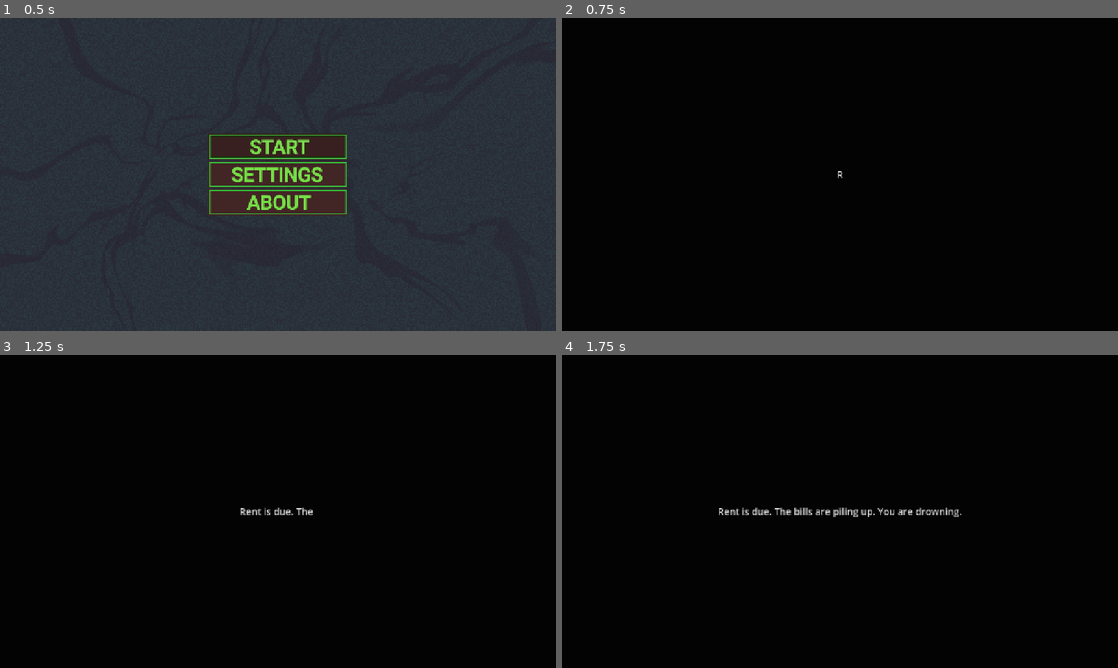
Above: before the commit, frames 1-4 (two rows, left to right).
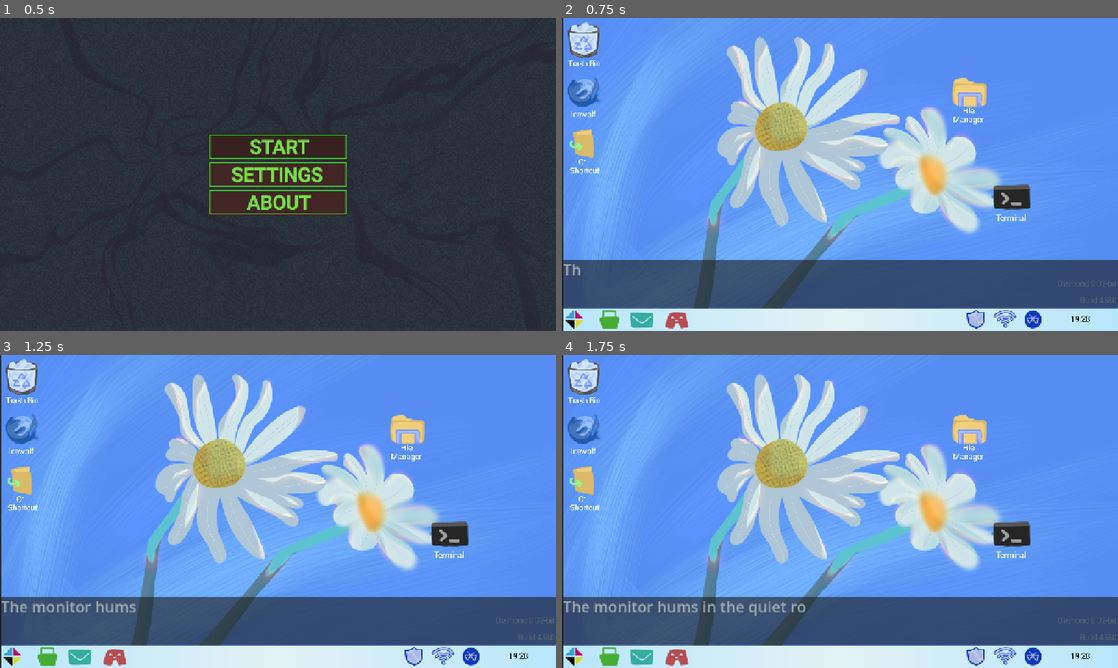
Above: after the commit, the same moments.

Repository: tesing2/Game-Off-2026-Entry
Game: Godot game, scene res://Menu/Menu.tscn
The game is run twice, just before and just after one commit, with the same random seed, the same clock (stepped at 60 frames per second) and the same inputs.
Inputs (mouse positions are in pixels of both pictures, inside the frame that each line leads up to):
- Up to frame 1 (0.5 s): no input
- Up to frame 2 (0.75 s): click (840, 146) at 0.5 s
- Up to frame 3 (1.25 s): no input
- Up to frame 4 (1.75 s): click (928, 395) at 1.25 s, where only the run before the commit has a clickable "Log Data"

Frame 1 is identical in both runs. In frame 2, 100% of the frame differs, in the area x 0-100%, y 0-100%; in frame 3, 100%; in frame 4, 100%.

Commit message:
UI AND GAMEPLAY

Diff:
--- /dev/null
+++ b/MainGame/Desktop/Desktop.tscn
@@ -0,0 +1,65 @@
+[gd_scene format=3 uid="uid://b2tr6qh2ykgqo"]
+
+[ext_resource type="Texture2D" uid="uid://dabkblvtua6dk" path="res://MainGame/Desktop/Desktop (Normal).png" id="1_dd42l"]
+[ext_resource type="Script" uid="uid://bfqphrq71bmw5" path="res://MainGame/Desktop/desktop.gd" id="1_hldqa"]
+[ext_resource type="Shader" uid="uid://d37ttok1j7vd3" path="res://shader/crt_glitch.gdshader" id="3_lor2r"]
+
+[sub_resource type="ShaderMaterial" id="ShaderMaterial_n7lnv"]
+shader = ExtResource("3_lor2r")
+shader_parameter/scanline_count = 400.0
+shader_parameter/glitch_intensity = 0.0
+
+[node name="Desktop" type="Control" unique_id=667446364]
+layout_mode = 3
+anchors_preset = 15
+anchor_right = 1.0
+anchor_bottom = 1.0
+grow_horizontal = 2
+grow_vertical = 2
+mouse_filter = 2
+script = ExtResource("1_hldqa")
+
+[node name="Panel" type="Panel" parent="." unique_id=970995892]
+texture_filter = 1
+layout_mode = 1
+anchors_preset = 15
+anchor_right = 1.0
+anchor_bottom = 1.0
+grow_horizontal = 2
+grow_vertical = 2
+
+[node name="TerminalButton" type="Button" parent="Panel" unique_id=217233754]
+layout_mode = 0
+offset_left = 995.0
+offset_top = 384.0
+offset_right = 1075.0
+offset_bottom = 441.0
+
+[node name="BackgroundDesktop" type="Sprite2D" parent="Panel" unique_id=170006695]
+position = Vector2(642, 359)
+texture = ExtResource("1_dd42l")
+
+[node name="IntroPanel" type="Panel" parent="." unique_id=489012189]
+layout_mode = 0
+offset_top = 556.0
+offset_right = 1280.0
+offset_bottom = 668.0
+
+[node name="IntroLabel" type="RichTextLabel" parent="IntroPanel" unique_id=1481896476]
+layout_mode = 0
+offset_left = 2.0
+offset_top = -2.0
+offset_right = 1285.0
+offset_bottom = 113.0
+
+[node name="CRTOverlay" type="ColorRect" parent="." unique_id=1651662951]
+material = SubResource("ShaderMaterial_n7lnv")
+layout_mode = 1
+anchors_preset = 15
+anchor_right = 1.0
+anchor_bottom = 1.0
+grow_horizontal = 2
+grow_vertical = 2
+mouse_filter = 2
+
+[connection signal="pressed" from="Panel/TerminalButton" to="." method="_on_terminal_pressed"]
--- /dev/null
+++ b/MainGame/Desktop/desktop.gd
@@ -0,0 +1,95 @@
+extends Control
+
+@export var game_scene_path := "res://MainGame/MonitorScreen.tscn"
+
+@export var intro_textsV2: Array[String] = [
+	"[font_size=35][color=#a0a8b0]The monitor hums in the quiet room, casting a [color=#64b5f6]cold blue glow[/color] across your desk...[/color][/font_size]",
+	"[font_size=35][color=#e57373]Something isn't right.[/color] [color=#a0a8b0]The system feels hollow... watched.[/color][/font_size]",
+	"[font_size=35][color=#a0a8b0]Your eyes drift toward the screen. Only [wave amp=30 freq=3][color=#ffb74d]one pathway[/color][/wave] remains open.[/color][/font_size]",
+	"[font_size=35][color=#e53935][shake rate=20 level=8]Initialize the command line.[/shake][/color] Click the [color=#81c784]Terminal[/color]... if you dare.[/font_size]"
+]
+
+var current_text_index := 0
+var is_typing := false
+var game_started := false
+
+@onready var terminal_button: Button = $Panel/TerminalButton
+@onready var intro_label: RichTextLabel = $IntroPanel/IntroLabel
+@onready var crt_overlay: ColorRect = $CRTOverlay # Reference to your new overlay node
+
+func _ready() -> void:
+	intro_label.bbcode_enabled = true
+	intro_label.mouse_filter = Control.MOUSE_FILTER_STOP
+
+	if not intro_label.is_connected("gui_input", _on_intro_label_gui_input):
+		intro_label.gui_input.connect(_on_intro_label_gui_input)
+
+	if terminal_button and not terminal_button.is_connected("pressed", _on_terminal_pressed):
+		terminal_button.pressed.connect(_on_terminal_pressed)
+
+	# Ensure overlay is hidden at start
+	if crt_overlay and crt_overlay.material is ShaderMaterial:
+		crt_overlay.material.set_shader_parameter("glitch_intensity", 0.0)
+
+	_display_current_text()
+
+func _on_intro_label_gui_input(event: InputEvent) -> void:
+	if game_started:
+		return
+	var is_click = (event is InputEventMouseButton and event.pressed and event.button_index == MOUSE_BUTTON_LEFT)
+	var is_touch = (event is InputEventScreenTouch and event.pressed)
+	if is_click or is_touch:
+		advance_dialogue()
+
+func _unhandled_input(event: InputEvent) -> void:
+	if game_started:
+		return
+	if event.is_action_pressed("ui_accept"):
+		advance_dialogue()
+
+func advance_dialogue() -> void:
+	if is_typing:
+		is_typing = false
+		intro_label.visible_characters = intro_label.get_total_character_count()
+	elif current_text_index < intro_textsV2.size() - 1:
+		current_text_index += 1
+		_display_current_text()
+
+func _display_current_text() -> void:
+	if current_text_index < intro_textsV2.size():
+		_typewrite_bbcode(intro_textsV2[current_text_index])
+
+func _typewrite_bbcode(full_text: String) -> void:
+	is_typing = true
+	intro_label.text = full_text
+	intro_label.visible_characters = 0
+
+	var total_chars := intro_label.get_total_character_count()
+	while intro_label.visible_characters < total_chars:
+		if not is_typing:
+			break
+		intro_label.visible_characters += 1
+		await get_tree().create_timer(0.03).timeout
+
+	is_typing = false
+
+func _on_terminal_pressed() -> void:
+	if game_started:
+		return
+	game_started = true
+	_play_dramatic_transition(game_scene_path)
+
+func _play_dramatic_transition(target_path: String) -> void:
+	intro_label.text = "[font_size=22][center][shake rate=30 level=12][color=#ff5252]CONNECTING TO TERMINAL...[/color][/shake][/center][/font_size]"
+	intro_label.visible_characters = -1
+
+	# Trigger dramatic CRT glitch transition via a Tween
+	if crt_overlay and crt_overlay.material is ShaderMaterial:
+		var tween = create_tween()
+		tween.tween_method(
+			func(val): crt_overlay.material.set_shader_parameter("glitch_intensity", val),
+			0.0, 1.0, 0.5
+		)
+
+	await get_tree().create_timer(0.7).timeout
+	get_tree().change_scene_to_file(target_path)
--- a/MainGame/MainGame/monitor_screen.gd
+++ b/MainGame/MainGame/monitor_screen.gd
@@ -280,16 +280,16 @@
 # =============================================================================
 # NODE REFERENCES
 # =============================================================================
-@onready var time_label: Label = $MarginContainer/VBoxContainer/HeaderBar/TimeLabel
-@onready var status_label: Label = $MarginContainer/VBoxContainer/HeaderBar/StatusLabel
-@onready var temp_bar: ProgressBar = $MarginContainer/VBoxContainer/HeaderBar/TempBar
-@onready var log_text: RichTextLabel = $MarginContainer/VBoxContainer/MainSplit/LogPanel/LogText
-@onready var log_panel: Panel = $MarginContainer/VBoxContainer/MainSplit/LogPanel
-@onready var work_area: Control = $MarginContainer/VBoxContainer/MainSplit/WorkArea
-@onready var log_button: Button = $MarginContainer/VBoxContainer/MainSplit/WorkArea/LogButton
+@onready var time_label: Label = $Terminal/HeaderBar/TimeLabel
+@onready var status_label: Label = $Terminal/HeaderBar/StatusLabel
+@onready var temp_bar: ProgressBar = $Terminal/HeaderBar/TempBar
+@onready var log_text: RichTextLabel = $Terminal/LogPanel/LogText
+@onready var log_panel: Panel = $Terminal/LogPanel
+@onready var work_area: Control = $Terminal/WorkArea
+@onready var log_button: Button = $Terminal/WorkArea/LogButton
+
 @onready var clicker_v2: AudioStreamPlayer2D = $Clickerv2
 @onready var clicker: AudioStreamPlayer2D = $Clicker
-
 @onready var bg_rect: ColorRect = $Background
 @onready var glitch_overlay: ColorRect = $ScreenGlitchOverlay
 @onready var popup_container: Control = $PopupContainer
@@ -343,9 +343,10 @@
 		_setup_intro_ui()
 
 	await get_tree().process_frame
-	_center_button()
+
 	temp_bar.pivot_offset = temp_bar.size / 2.0
 	log_button.pivot_offset = log_button.size / 2.0
+
 
 
 func _load_audio() -> void:
--- a/MainGame/MonitorScreen.tscn
+++ b/MainGame/MonitorScreen.tscn
@@ -3,6 +3,13 @@
 [ext_resource type="Script" uid="uid://cpfkp2nwp4ad5" path="res://MainGame/MainGame/monitor_screen.gd" id="1_0ichd"]
 [ext_resource type="AudioStream" uid="uid://bs6bi2nbkp4hv" path="res://audio/UI/toggle_on.wav" id="2_6bvea"]
 [ext_resource type="PackedScene" uid="uid://shashwwc3rns" path="res://audio/UI/clicker.tscn" id="3_hd1oy"]
+[ext_resource type="Texture2D" uid="uid://bvjt2ccc5q4a" path="res://MainGame/Desktop/Desktop (Terminal).png" id="4_1yxhe"]
+[ext_resource type="Shader" uid="uid://d37ttok1j7vd3" path="res://shader/crt_glitch.gdshader" id="5_s6txe"]
+
+[sub_resource type="ShaderMaterial" id="ShaderMaterial_j4mt1"]
+shader = ExtResource("5_s6txe")
+shader_parameter/scanline_count = 400.0
+shader_parameter/glitch_intensity = 0.0
 
 [node name="MonitorScreen" type="Control" unique_id=1345708468]
 layout_mode = 3
@@ -30,77 +37,86 @@
 grow_vertical = 2
 color = Color(0.11764706, 0.11764706, 0.14117648, 1)
 
-[node name="MarginContainer" type="MarginContainer" parent="." unique_id=85855281]
-layout_mode = 1
+[node name="Terminal" type="Sprite2D" parent="." unique_id=737375558]
+position = Vector2(639, 360)
+texture = ExtResource("4_1yxhe")
+
+[node name="HeaderBar" type="HBoxContainer" parent="Terminal" unique_id=605926655]
+offset_left = -611.0
+offset_top = -311.0
+offset_right = 629.0
+offset_bottom = -284.0
+
+[node name="TimeLabel" type="Label" parent="Terminal/HeaderBar" unique_id=1669851472]
+layout_mode = 2
+text = "08:00:00 AM"
+
+[node name="PanicMenter" type="Label" parent="Terminal/HeaderBar" unique_id=1654716247]
+layout_mode = 2
+text = "| Panic Meter:"
+
+[node name="TempBar" type="ProgressBar" parent="Terminal/HeaderBar" unique_id=625055496]
+custom_minimum_size = Vector2(150, 0)
+layout_mode = 2
+
+[node name="Spacer" type="Control" parent="Terminal/HeaderBar" unique_id=570173777]
+layout_mode = 2
+size_flags_horizontal = 3
+
+[node name="StatusLabel" type="Label" parent="Terminal/HeaderBar" unique_id=19664425]
+layout_mode = 2
+text = "STATUS: NORMAL"
+
+[node name="WorkArea" type="Control" parent="Terminal" unique_id=374091313]
+layout_mode = 3
 anchors_preset = 15
 anchor_right = 1.0
 anchor_bottom = 1.0
+offset_left = -640.0
+offset_top = 99.0
+offset_right = -640.0
+offset_bottom = -518.0
 grow_horizontal = 2
 grow_vertical = 2
-theme_override_constants/margin_left = 20
-theme_override_constants/margin_top = 20
-theme_override_constants/margin_right = 20
-theme_override_constants/margin_bottom = 20
+size_flags_stretch_ratio = 2.0
 
-[node name="VBoxContainer" type="VBoxContainer" parent="MarginContainer" unique_id=694095901]
-layout_mode = 2
+[node name="LogButton" type="Button" parent="Terminal/WorkArea" unique_id=725353315]
+custom_minimum_size = Vector2(200, 80)
+layout_mode = 1
+anchors_preset = -1
+anchor_left = 0.5
+anchor_top = 0.72700006
+anchor_right = 0.5
+anchor_bottom = 0.72700006
+offset_left = -86.0
+offset_top = -62.881012
+offset_right = 114.0
+offset_bottom = 17.118988
+grow_horizontal = 2
+grow_vertical = 2
+text = "Log Data"
 
-[node name="HeaderBar" type="HBoxContainer" parent="MarginContainer/VBoxContainer" unique_id=605926655]
-layout_mode = 2
-
-[node name="TimeLabel" type="Label" parent="MarginContainer/VBoxContainer/HeaderBar" unique_id=1669851472]
-layout_mode = 2
-text = "08:00:00 AM"
-
-[node name="PanicMenter" type="Label" parent="MarginContainer/VBoxContainer/HeaderBar" unique_id=1654716247]
-layout_mode = 2
-text = "| Panic Meter:"
-
-[node name="TempBar" type="ProgressBar" parent="MarginContainer/VBoxContainer/HeaderBar" unique_id=625055496]
-custom_minimum_size = Vector2(150, 0)
-layout_mode = 2
-
-[node name="Spacer" type="Control" parent="MarginContainer/VBoxContainer/HeaderBar" unique_id=570173777]
-layout_mode = 2
+[node name="LogPanel" type="Panel" parent="Terminal" unique_id=489184669]
+offset_left = -619.0
+offset_top = -340.0
+offset_right = -212.0
+offset_bottom = -340.0
 size_flags_horizontal = 3
 
-[node name="StatusLabel" type="Label" parent="MarginContainer/VBoxContainer/HeaderBar" unique_id=19664425]
-layout_mode = 2
-text = "STATUS: NORMAL"
-
-[node name="MainSplit" type="HSplitContainer" parent="MarginContainer/VBoxContainer" unique_id=1141821451]
-layout_mode = 2
-size_flags_horizontal = 3
-
-[node name="LogPanel" type="Panel" parent="MarginContainer/VBoxContainer/MainSplit" unique_id=489184669]
-layout_mode = 2
-size_flags_horizontal = 3
-
-[node name="LogText" type="RichTextLabel" parent="MarginContainer/VBoxContainer/MainSplit/LogPanel" unique_id=1595130609]
+[node name="LogText" type="RichTextLabel" parent="Terminal/LogPanel" unique_id=1595130609]
 layout_mode = 0
-offset_right = 446.0
-offset_bottom = 632.0
+offset_left = 11.0
+offset_top = 83.0
+offset_right = 1224.0
+offset_bottom = 341.0
 scroll_following = true
-
-[node name="WorkArea" type="Control" parent="MarginContainer/VBoxContainer/MainSplit" unique_id=374091313]
-layout_mode = 2
-size_flags_horizontal = 3
-size_flags_stretch_ratio = 2.0
-
-[node name="LogButton" type="Button" parent="MarginContainer/VBoxContainer/MainSplit/WorkArea" unique_id=725353315]
-custom_minimum_size = Vector2(200, 80)
-layout_mode = 0
-offset_left = 268.0
-offset_right = 468.0
-offset_bottom = 80.0
-text = "Log Data"
 
 [node name="UpgradesBar" type="HBoxContainer" parent="." unique_id=1674434805]
 layout_mode = 0
-offset_left = 668.0
-offset_top = 205.0
-offset_right = 1022.0
-offset_bottom = 236.0
+offset_left = 475.0
+offset_top = 585.0
+offset_right = 829.0
+offset_bottom = 616.0
 size_flags_horizontal = 8
 size_flags_vertical = 6
 
@@ -133,10 +149,10 @@
 
 [node name="UpgradeLabel" type="Label" parent="." unique_id=1658097247]
 layout_mode = 0
-offset_left = 806.0
-offset_top = 163.0
-offset_right = 894.0
-offset_bottom = 186.0
+offset_left = 606.0
+offset_top = 559.0
+offset_right = 694.0
+offset_bottom = 582.0
 size_flags_horizontal = 8
 text = "UPGRADES "
 
@@ -144,3 +160,13 @@
 stream = ExtResource("2_6bvea")
 
 [node name="Clicker" parent="." unique_id=640047517 instance=ExtResource("3_hd1oy")]
+
+[node name="CRTOverlay" type="ColorRect" parent="." unique_id=1927737092]
+material = SubResource("ShaderMaterial_j4mt1")
+layout_mode = 1
+anchors_preset = 15
+anchor_right = 1.0
+anchor_bottom = 1.0
+grow_horizontal = 2
+grow_vertical = 2
+mouse_filter = 2
--- a/Menu/Scripts/menu.gd
+++ b/Menu/Scripts/menu.gd
@@ -1,13 +1,13 @@
 extends Control
 
-@export var game_scene_path := "res://MainGame/MonitorScreen.tscn"
+@export var game_scene_desktop := "res://MainGame/Desktop/Desktop.tscn"
 @export var game_scene_path_settings := "res://Menu/Settings.tscn"
 @export var game_scene_path_about := "res://Menu/about.tscn"
 @onready var clicker: AudioStreamPlayer2D = $Clicker
 
 
 func _on_texture_button_pressed() -> void:
-	_play_click_and_change_scene(game_scene_path)
+	_play_click_and_change_scene(game_scene_desktop)
 
 
 func _play_click_and_change_scene(target_path: String) -> void:
--- a/project.godot
+++ b/project.godot
@@ -24,6 +24,7 @@
 window/size/viewport_width=1280
 window/size/viewport_height=720
 window/stretch/mode="canvas_items"
+window/stretch/aspect="expand"
 window/handheld/orientation=4
 
 [input_devices]
--- /dev/null
+++ b/shader/crt_glitch.gdshader
@@ -0,0 +1,32 @@
+shader_type canvas_item;
+
+uniform float scanline_count : hint_range(0.0, 1000.0) = 400.0;
+uniform float glitch_intensity : hint_range(0.0, 1.0) = 0.0;
+
+// Simple pseudo-random generator for glitch offsets
+float random(vec2 uv) {
+	return fract(sin(dot(uv.xy, vec2(12.9898, 78.233))) * 43758.5453123);
+}
+
+void fragment() {
+	vec2 uv = UV;
+
+	// Apply horizontal screen glitch displacement lines
+	if (glitch_intensity > 0.0) {
+		float shaky = random(vec2(TIME * 0.1, uv.y * 10.0));
+		if (shaky < glitch_intensity * 0.3) {
+			uv.x += (random(vec2(TIME, uv.y)) - 0.5) * glitch_intensity * 0.2;
+		}
+	}
+
+	// Scanlines effect
+	float s = sin(uv.y * scanline_count * 3.14159 * 2.0);
+	s = (s * 0.5 + 0.5) * 0.9 + 0.1; // Darken slightly along scanlines
+
+	// Vignette & dark color styling for CRT screen
+	vec4 col = vec4(vec3(0.05, 0.1, 0.08) * s, 1.0);
+
+	// Combine with screen texture if desired, or make it a dark scanline overlay
+	COLOR = col;
+	COLOR.a = glitch_intensity; // Fade in based on glitch intensity
+}
Binary file added: MainGame/Desktop/Desktop (Normal).png
Not shown, added: MainGame/Desktop/Desktop (Normal).png.import
Binary file added: MainGame/Desktop/Desktop (Terminal).png
Not shown, added: MainGame/Desktop/Desktop (Terminal).png.import
Not shown, added: MainGame/Desktop/desktop.gd.uid
Not shown, added: shader/crt_glitch.gdshader.uid
